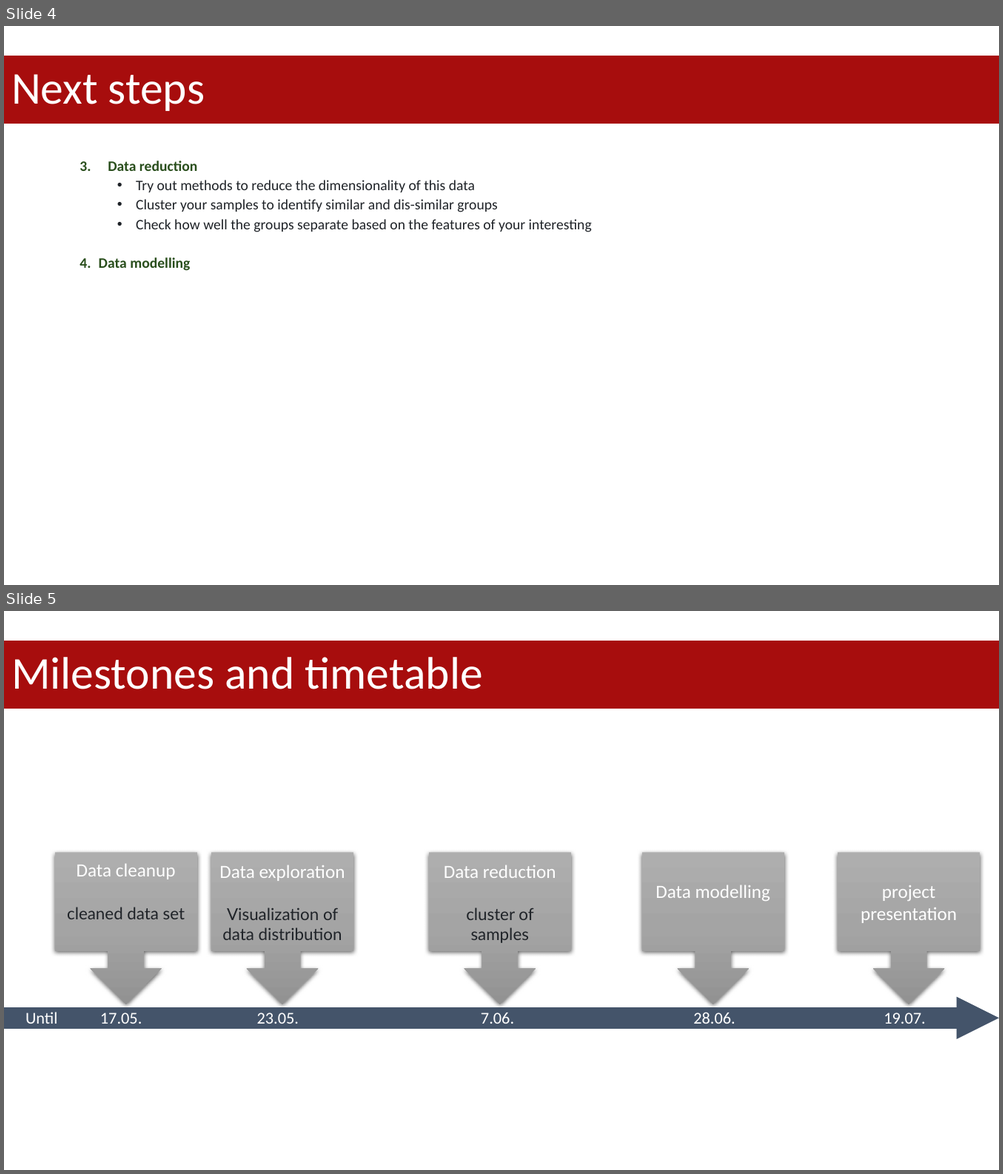
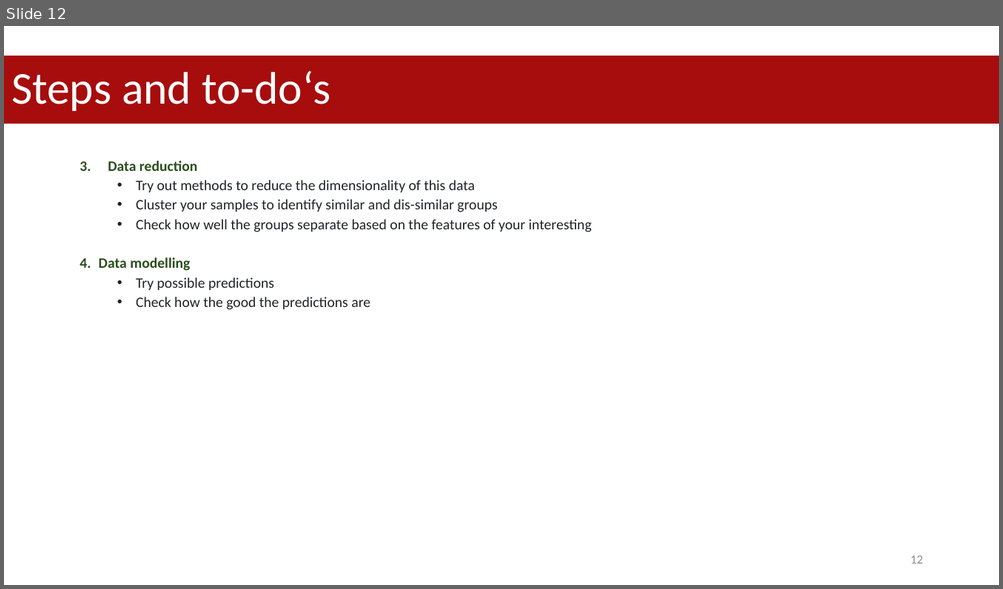
Before and after one commit to datascience-mobi-2023/topic05_team02, a slide deck: project proposal.pptx. Shown one above the other, each under a label of ours: slides 4 and 5 before the commit, slide 12 after it. The pictures are 1003x1174 and 1003x589 pixels, drawn with LibreOffice and Linux fonts; fonts in the diff are those of the drawing. Boxes give left, top, right and bottom in pixels: in the first picture for what was removed or moved away, otherwise in the second. Text is boxed around its words. In the diff, an @@ line names an element or a change of style, - is before the commit and + after.

```diff
--- a/project proposal.pptx
+++ b/project proposal.pptx
@@ slide 5 removed at box(4, 611, 999, 1170), background #FFFFFF @@
@@ title removed at box(4, 641, 999, 709) @@
-Milestones and timetable
@@ down arrow callout removed at box(55, 853, 197, 1005) @@
-Data cleanup
-cleaned data set
@@ down arrow callout removed at box(211, 853, 354, 1005) @@
-Data exploration
-Visualization of data distribution
@@ down arrow callout removed at box(429, 853, 571, 1005) @@
-Data reduction
-cluster of samples
@@ down arrow callout removed at box(642, 853, 785, 1005) @@
-Data modelling
@@ down arrow callout removed at box(837, 853, 980, 1005) @@
-project presentation
@@ arrow removed from (4, 1019) to (999, 1019) @@
@@ text removed at box(25, 1012, 925, 1024) @@
-Until 17.05. 23.05. 7.06. 28.06. 19.07.
@@ what was slide 4 is now slide 12 @@
@@ slide 12 changed as well @@
@@ title at box(11, 70, 330, 111): text changed @@
-Next steps
+Steps and to-do‘s
@@ text at box(136, 278, 370, 310): paragraphs added @@
+  • Try possible predictions
+  • Check how the good the predictions are
@@ page number added at box(910, 556, 922, 564), 12 pt, text #8C8C8C @@
+12
```
Also in this commit, not shown: 9 other slides changed, 6 slides added, 4 other slides removed.
